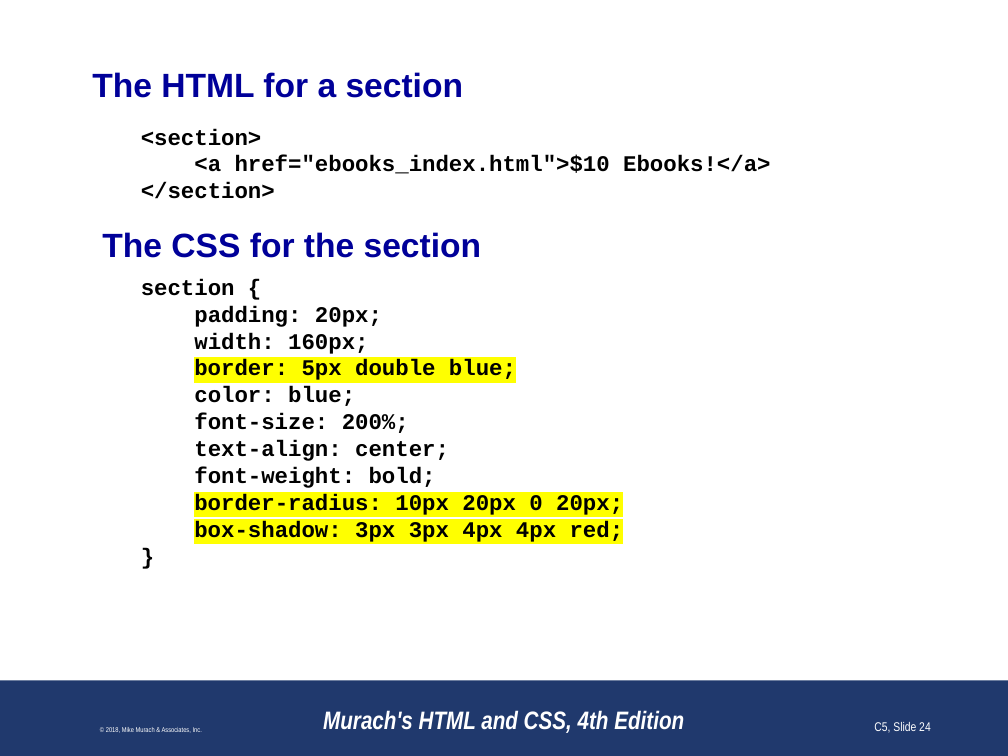
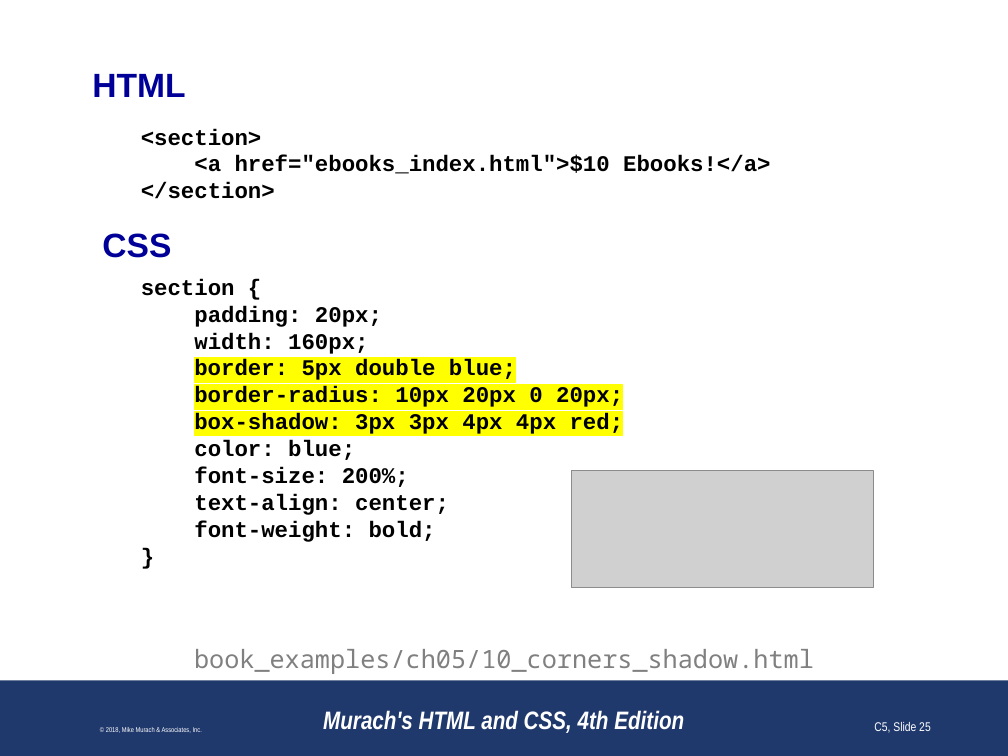
Before and after one commit to paulsmithkc/awd1000_base_lab_and_homework, a slide deck: slide 25 of murach_html_4e/slides/Chapter 5 slides (Revised).pptx (slide 24 before the commit). Drawn at 1008x756 pixels with LibreOffice and Linux fonts; fonts in the diff are those of the drawing; grey boxes stand for pictures; background and template pictures are left out. Boxes give left, top, right and bottom in pixels: in the first picture for what was removed or moved away, otherwise in the second. Text is boxed around its words. In the diff, an @@ line names an element or a change of style, - is before the commit and + after.

```diff
--- a/murach_html_4e/slides/Chapter 5 slides (Revised).pptx
+++ b/murach_html_4e/slides/Chapter 5 slides (Revised).pptx
@@ title at (x1=92, y1=74, x2=185, y2=97): text changed @@
-The HTML for a section
+HTML
@@ text at (x1=102, y1=233, x2=171, y2=258): text changed @@
-The CSS for the section
+CSS
@@ text at (x1=194, y1=386, x2=624, y2=436): paragraphs added @@
+border-radius: 10px 20px 0 20px;
+box-shadow: 3px 3px 4px 4px red;
@@ picture added at (x1=572, y1=471, x2=874, y2=589) @@
@@ text at (x1=194, y1=494, x2=624, y2=544): paragraphs removed @@
-border-radius: 10px 20px 0 20px;
-box-shadow: 3px 3px 4px 4px red;
@@ text added at (x1=194, y1=649, x2=814, y2=674), 18 pt, text #808080 @@
+book_examples/ch05/10_corners_shadow.html
@@ page number at (x1=874, y1=722, x2=931, y2=733): text changed @@
-C5, Slide 24
+C5, Slide 25
```
Also in this commit, not shown: 27 other slides changed, 1 slide added, 2 slides removed.
